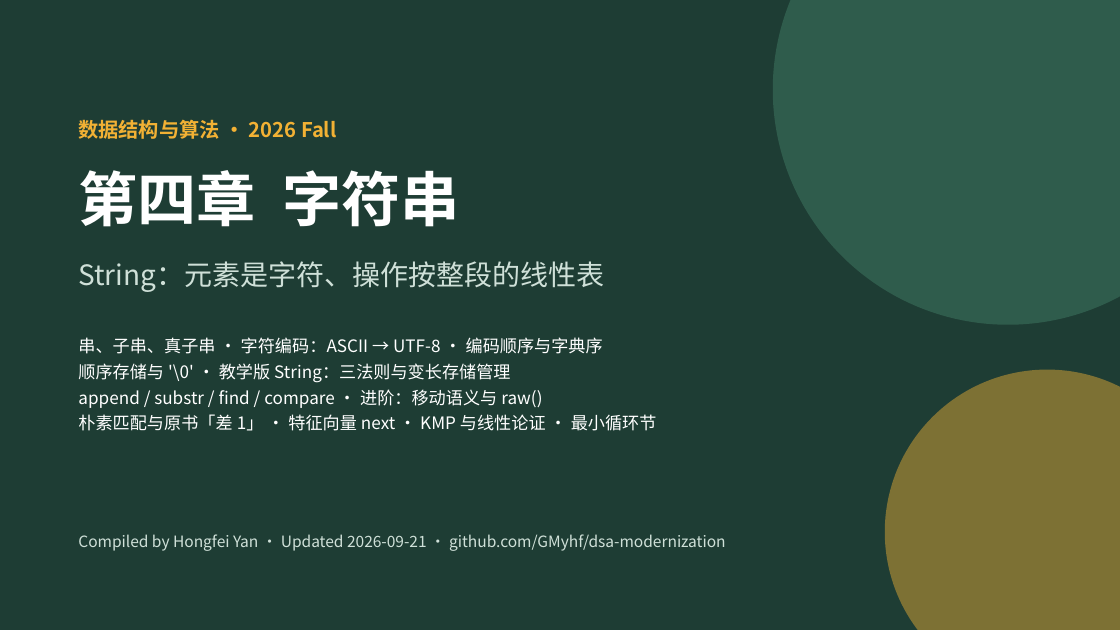
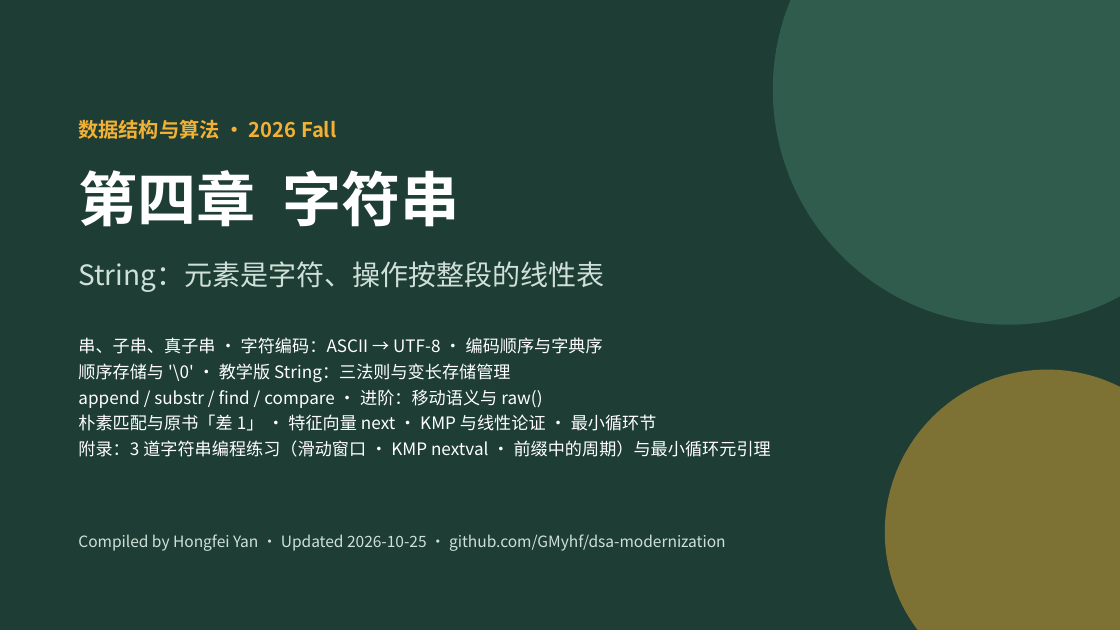
Before and after one commit to GMyhf/2026fall-cs201, a slide deck: slide 1 of courseware/202609_DSA_04_String.pptx. Drawn at 1120x630 pixels with LibreOffice and Linux fonts; fonts in the diff are those of the drawing. Boxes give left, top, right and bottom in pixels: in the first picture for what was removed or moved away, otherwise in the second. Text is boxed around its words. In the diff, an @@ line names an element or a change of style, - is before the commit and + after.

```diff
--- a/courseware/202609_DSA_04_String.pptx
+++ b/courseware/202609_DSA_04_String.pptx
@@ text at box(78, 440, 771, 457): paragraph added @@
+附录：3 道字符串编程练习（滑动窗口 · KMP nextval · 前缀中的周期）与最小循环元引理
@@ text at box(78, 534, 726, 551): text changed @@
-Compiled by Hongfei Yan · Updated 2026-09-21 · github.com/GMyhf/dsa-modernization
+Compiled by Hongfei Yan · Updated 2026-10-25 · github.com/GMyhf/dsa-modernization
```
Also in this commit, not shown: 1 other slide changed, 18 slides added, 2 other files.
